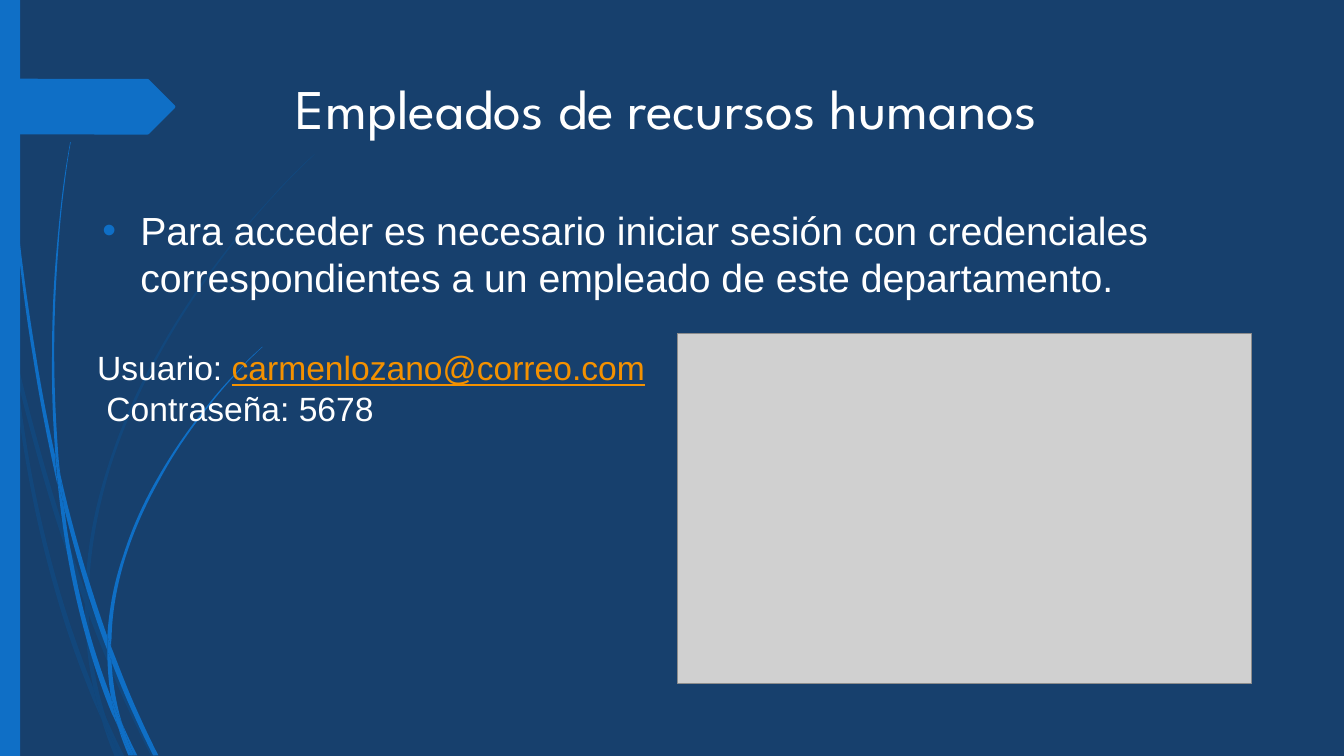
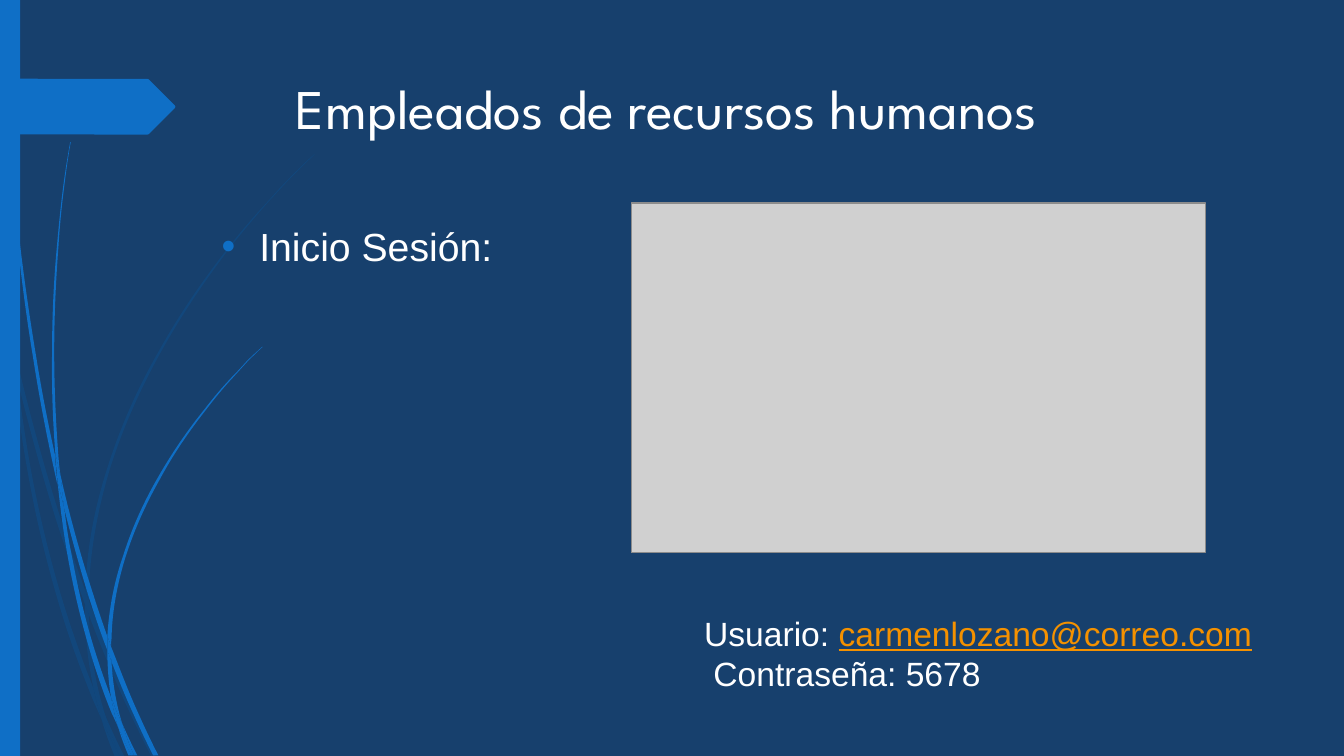
Before and after one commit to albertogmdev/ProyectoWebC-S, a slide deck: slide 3 of Presentación Web.pptx. Drawn at 1344x756 pixels with LibreOffice and Linux fonts; fonts in the diff are those of the drawing; grey boxes stand for pictures. Boxes give left, top, right and bottom in pixels: in the first picture for what was removed or moved away, otherwise in the second. Text is boxed around its words. In the diff, an @@ line names an element or a change of style, - is before the commit and + after.

```diff
--- a/Presentación Web.pptx
+++ b/Presentación Web.pptx
@@ picture: place and size @@
-picture at (679, 334, 1252, 684)
+picture at (631, 203, 1205, 553)
@@ text at (259, 232, 493, 262): text changed @@
-• Para acceder es necesario iniciar sesión con credenciales correspondientes a un empleado de este departamento.
+• Inicio Sesión:
@@ text "Usuario: carmenlozano@correo.com" rewrapped from (97, 354, 645, 428) to (704, 621, 1252, 687) @@
```
Also in this commit, not shown: 15 other slides changed.
